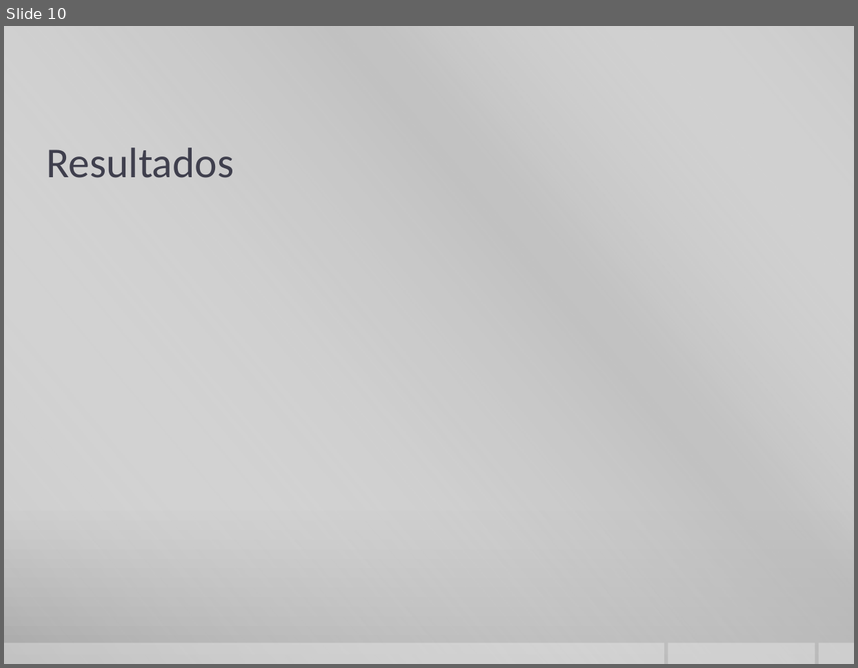
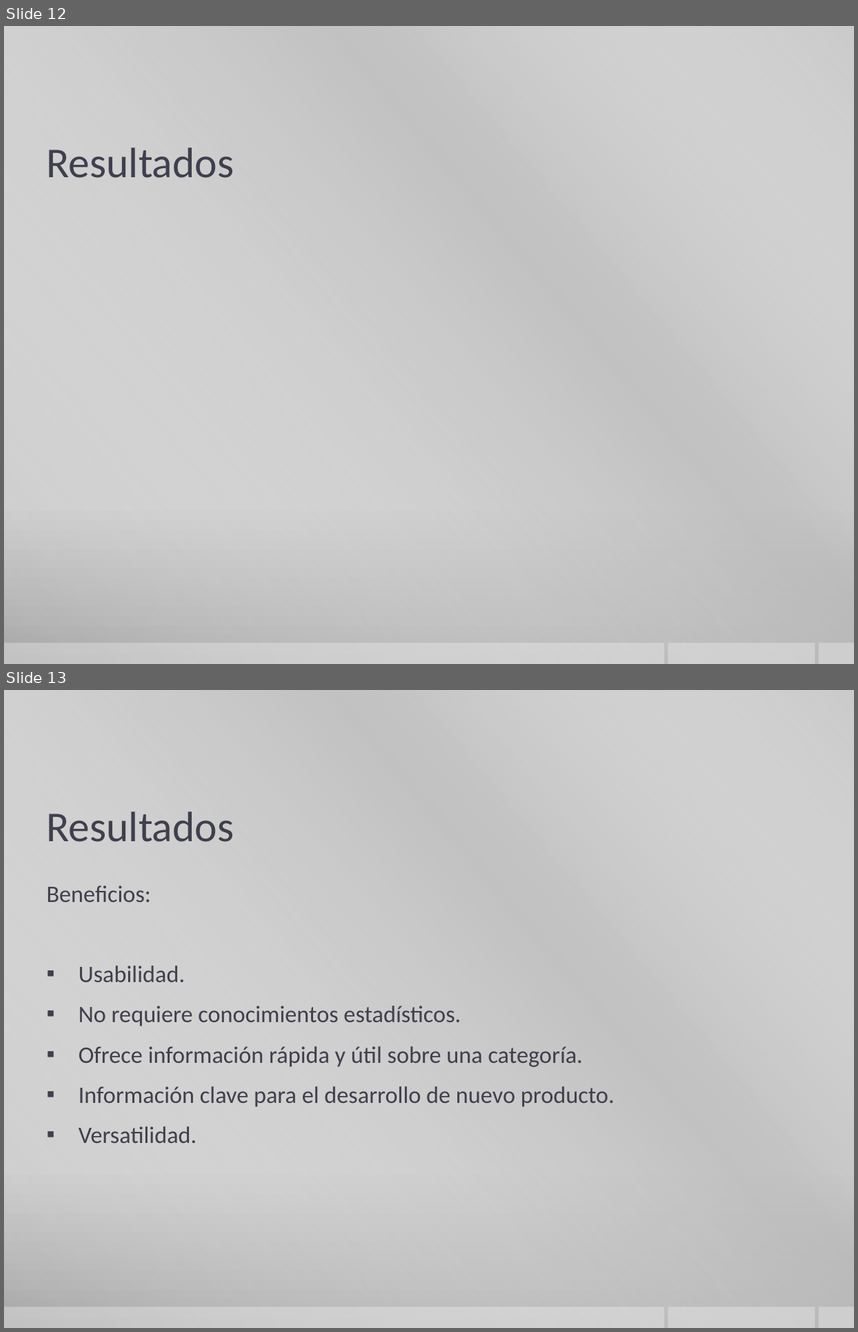
Before and after one commit to juancamilo87/segmart, a slide deck: SegMart/docs/Presentación Sustentación.pptx. Shown one above the other, each under a label of ours: slide 10 before the commit, slides 12 and 13 after it. The pictures are 858x668 and 858x1332 pixels, drawn with LibreOffice and Linux fonts; fonts in the diff are those of the drawing; background and template pictures are left out. Boxes give left, top, right and bottom in pixels: in the first picture for what was removed or moved away, otherwise in the second. Text is boxed around its words. In the diff, an @@ line names an element or a change of style, - is before the commit and + after.

```diff
--- a/SegMart/docs/Presentación Sustentación.pptx
+++ b/SegMart/docs/Presentación Sustentación.pptx
@@ slide 13 added at bbox=[4, 690, 854, 1328], background gradient #CBCBCB to #C8C8C8 to #A7A7A7; not listed: 4 template elements that a slide beside it also shows @@
@@ title added at bbox=[47, 811, 234, 842], 36 pt, text #3F3F4D @@
+Resultados
@@ text added at bbox=[47, 885, 615, 1143], 20 pt, text #3F3F4D @@
+Beneficios:
+▪ Usabilidad.
+▪ No requiere conocimientos estadísticos.
+▪ Ofrece información rápida y útil sobre una categoría.
+▪ Información clave para el desarrollo de nuevo producto.
+▪ Versatilidad.
@@ what was slide 10 is now slide 12 @@
```
Also in this commit, not shown: 5 slides changed, 4 other slides added, 2 slides removed.
